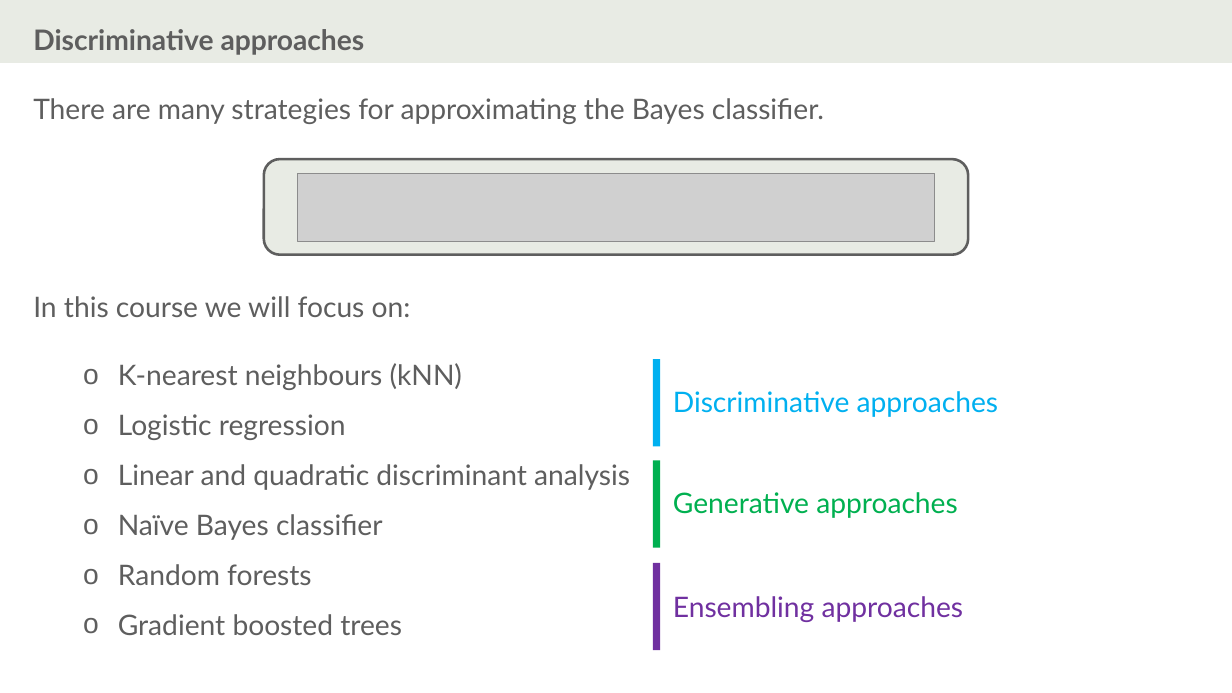
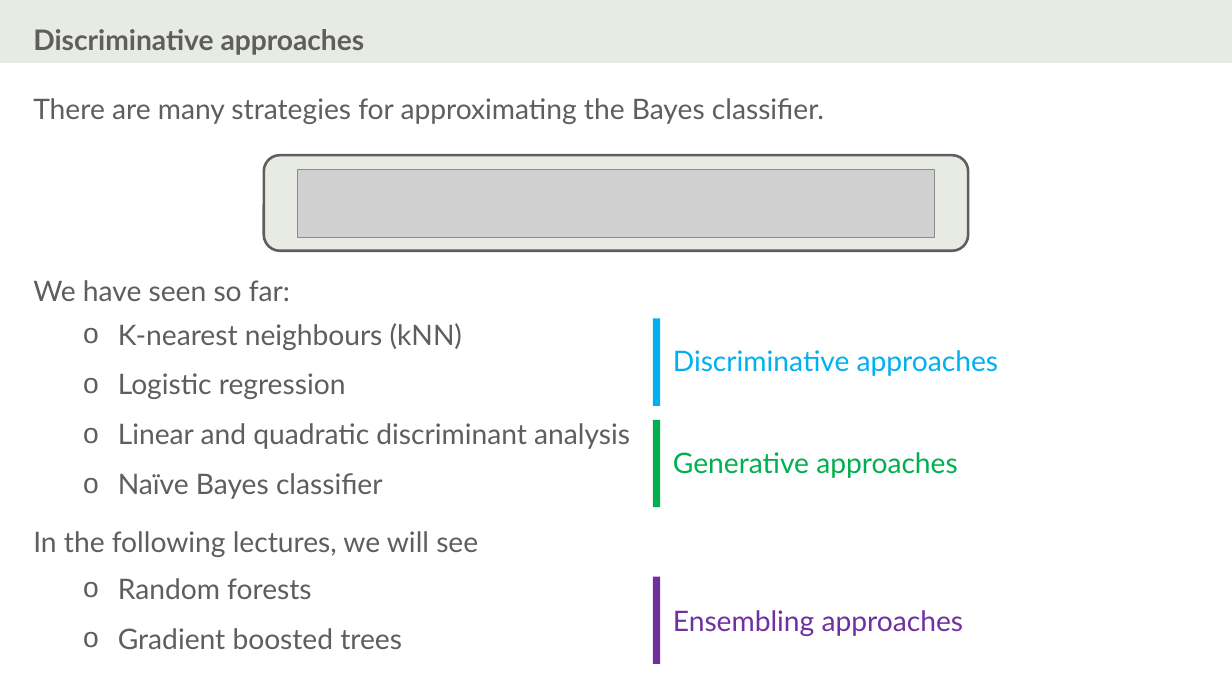
Before and after one commit to ISLA-Grenoble/2024-main, a slide deck: slide 2 of slides/CM07/2023/CM7-draft.pptx (slide 5 before the commit). Drawn at 1232x693 pixels with LibreOffice and Linux fonts; fonts in the diff are those of the drawing; grey boxes stand for pictures. Boxes give left, top, right and bottom in pixels: in the first picture for what was removed or moved away, otherwise in the second. Text is boxed around its words. In the diff, an @@ line names an element or a change of style, - is before the commit and + after.

```diff
--- a/slides/CM07/2023/CM7-draft.pptx
+++ b/slides/CM07/2023/CM7-draft.pptx
@@ rounded rectangle: place and size @@
-rounded rectangle at <box>264,159,969,254</box>
+rounded rectangle at <box>264,155,969,250</box>
@@ picture: place and size @@
-picture at <box>298,173,935,241</box>
+picture at <box>298,169,935,238</box>
@@ text at <box>33,280,290,301</box>: text changed @@
-In this course we will focus on:
+We have seen so far:
@@ 6 texts, 2 rectangles: place and size @@
-6 texts, 2 rectangles at <box>118,360,999,547</box>
+6 texts, 2 rectangles at <box>118,319,999,506</box>
@@ text added at <box>33,531,478,557</box>, 22 pt, text #5E5E5E @@
+In the following lectures, we will see
@@ 3 texts, 1 rectangle: place and size @@
-3 texts, 1 rectangle at <box>118,563,964,650</box>
+3 texts, 1 rectangle at <box>118,577,964,664</box>
```
Also in this commit, not shown: 2 other slides changed, 11 slides added, 6 slides removed, 14 other files.
